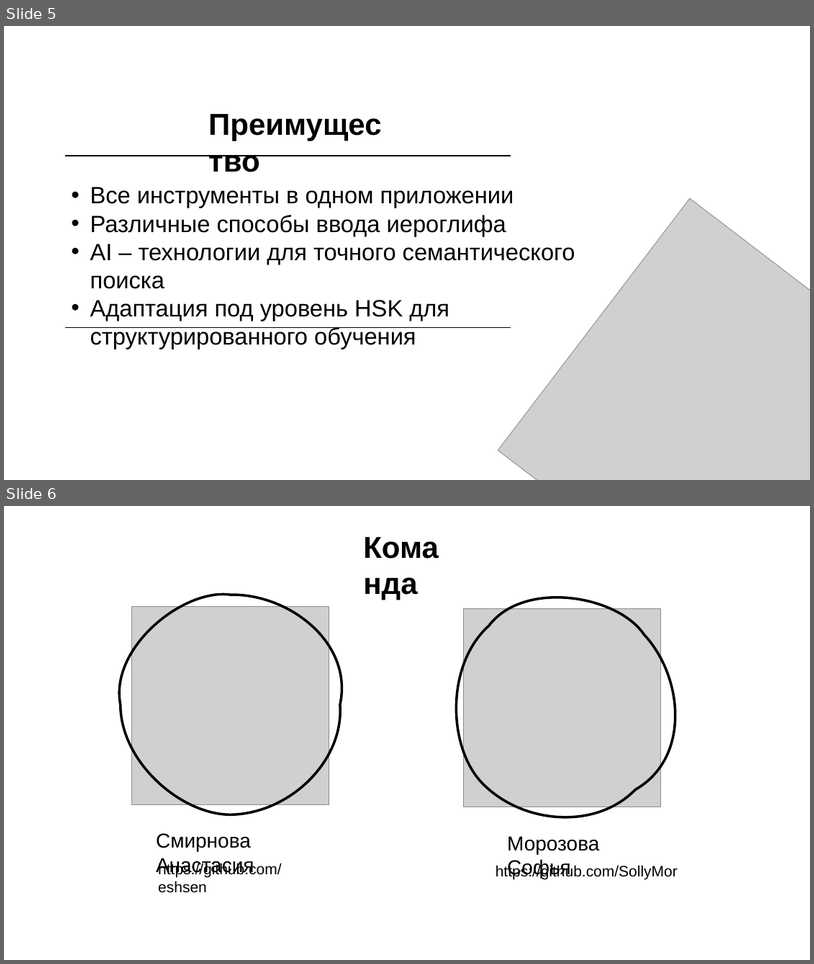
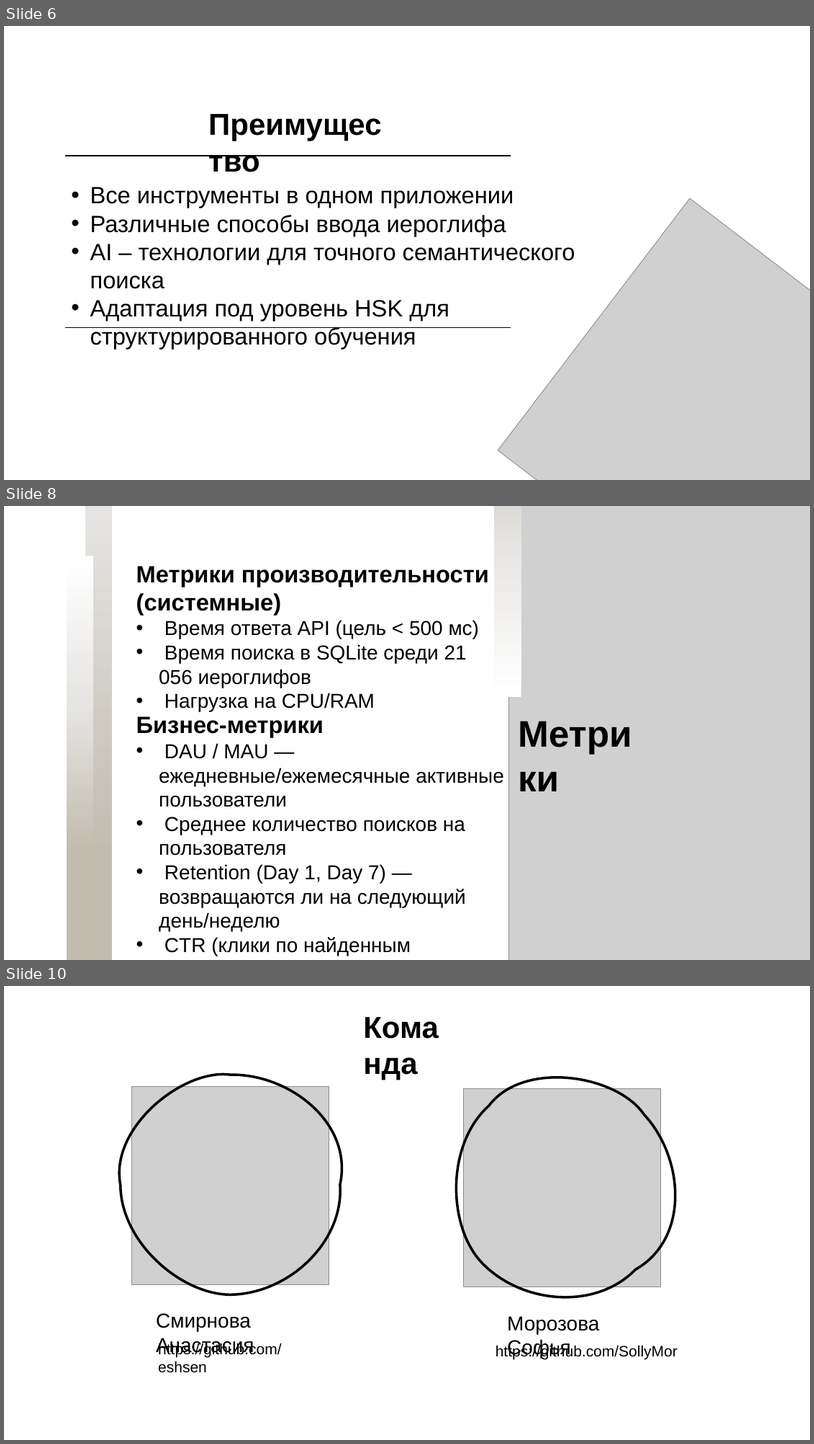
Before and after one commit to eshsen/ChinaCraft, a slide deck: УУУУ.pptx. Shown one above the other, each under a label of ours: slides 5 and 6 before the commit, slides 6, 8 and 10 after it; the slides between them are not shown. The pictures are 814x964 and 814x1444 pixels, drawn with LibreOffice and Linux fonts; fonts in the diff are those of the drawing; grey boxes stand for pictures. Boxes give left, top, right and bottom in pixels: in the first picture for what was removed or moved away, otherwise in the second. Text is boxed around its words. In the diff, an @@ line names an element or a change of style, - is before the commit and + after.

```diff
--- a/УУУУ.pptx
+++ b/УУУУ.pptx
@@ slide 8 added at (x1=4, y1=506, x2=810, y2=960), background #FFFFFF @@
@@ rectangle added at (x1=85, y1=506, x2=112, y2=960), fill gradient #E6E5E3 to #C2BCAE @@
@@ rectangle added at (x1=494, y1=506, x2=521, y2=698), fill gradient #FFFFFF to #E6E5E3 to #C2BCAE @@
@@ picture added at (x1=509, y1=506, x2=810, y2=960) @@
@@ rectangle added at (x1=67, y1=556, x2=93, y2=960), fill gradient #FFFFFF to #E6E5E3 to #C2BCAE @@
@@ text added at (x1=136, y1=566, x2=489, y2=711), 24 pt, text #000000 @@
+Метрики производительности (системные)
+• Время ответа API (цель < 500 мс)
+• Время поиска в SQLite среди 21 056 иероглифов
+• Нагрузка на CPU/RAM
@@ text added at (x1=136, y1=716, x2=504, y2=955), 24 pt, text #000000 @@
+Бизнес-метрики
+• DAU / MAU — ежедневные/ежемесячные активные пользователи
+• Среднее количество поисков на пользователя
+• Retention (Day 1, Day 7) — возвращаются ли на следующий день/неделю
+• CTR (клики по найденным иероглифам) — полезен ли поиск
@@ text added at (x1=512, y1=707, x2=643, y2=758), 44 pt, text #000000, bold @@
+Метрики
@@ what was slide 5 is now slide 6 @@
@@ what was slide 6 is now slide 10 @@
```
Also in this commit, not shown: 2 slides changed, 3 other slides added, 25 other files.
